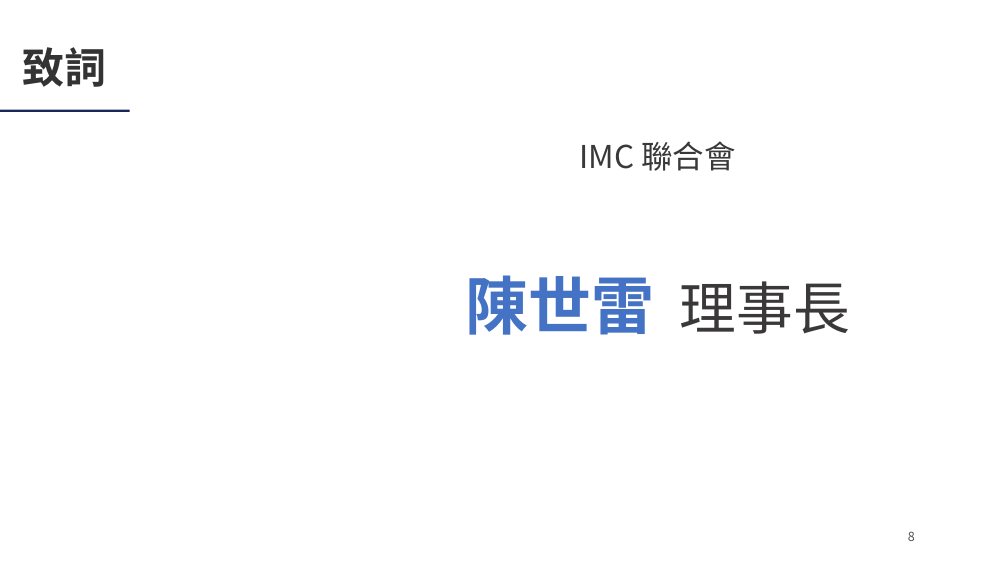
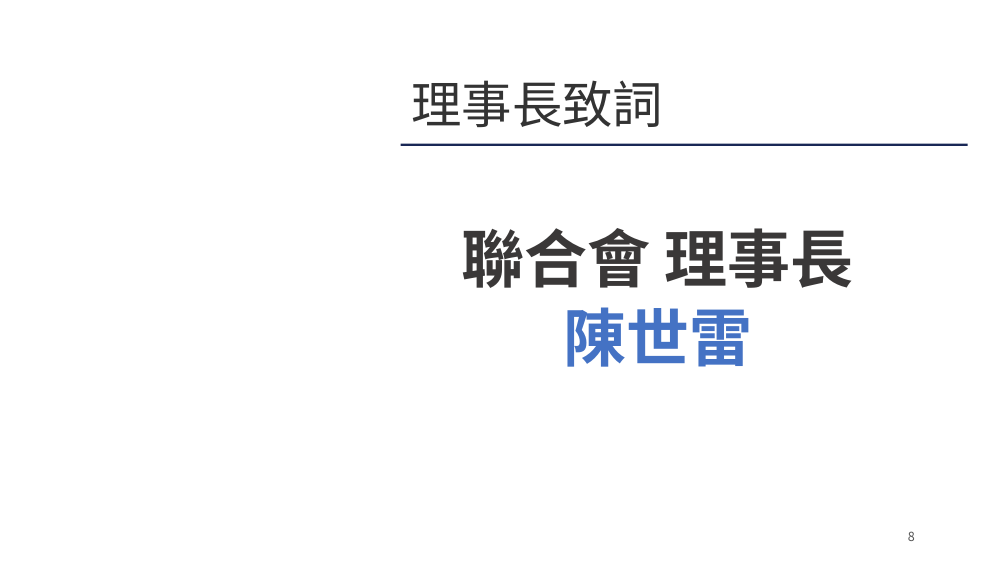
Before and after one commit to Ericliang680928/IAA, a slide deck: slide 8 of 20261204/agm/IAA會員大會簡報_20261204.pptx. Drawn at 1008x567 pixels with LibreOffice and Linux fonts; fonts in the diff are those of the drawing; background and template pictures are left out. Boxes give left, top, right and bottom in pixels: in the first picture for what was removed or moved away, otherwise in the second. Text is boxed around its words. In the diff, an @@ line names an element or a change of style, - is before the commit and + after.

```diff
--- a/20261204/agm/IAA會員大會簡報_20261204.pptx
+++ b/20261204/agm/IAA會員大會簡報_20261204.pptx
@@ text at bbox=[411, 80, 663, 127]: text changed; size 40 to 48 pt; bold off @@
-致詞
+理事長致詞
@@ rectangle: place and size @@
-rectangle at bbox=[0, 110, 130, 112]
+rectangle at bbox=[401, 144, 968, 146]
@@ text at bbox=[462, 228, 854, 367]: text changed; size 30 to 60 pt; bold on @@
-IMC 聯合會
+聯合會 理事長
+陳世雷
@@ text removed at bbox=[465, 275, 850, 335] @@
-陳世雷 理事長
```
Also in this commit, not shown: 5 other slides changed, 3 other files.
